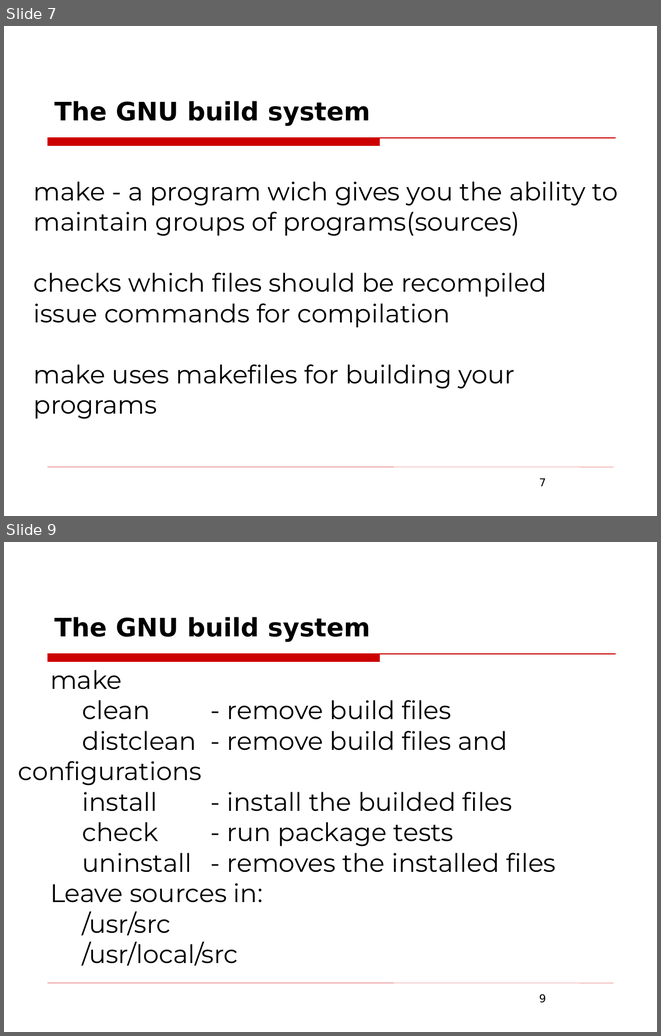
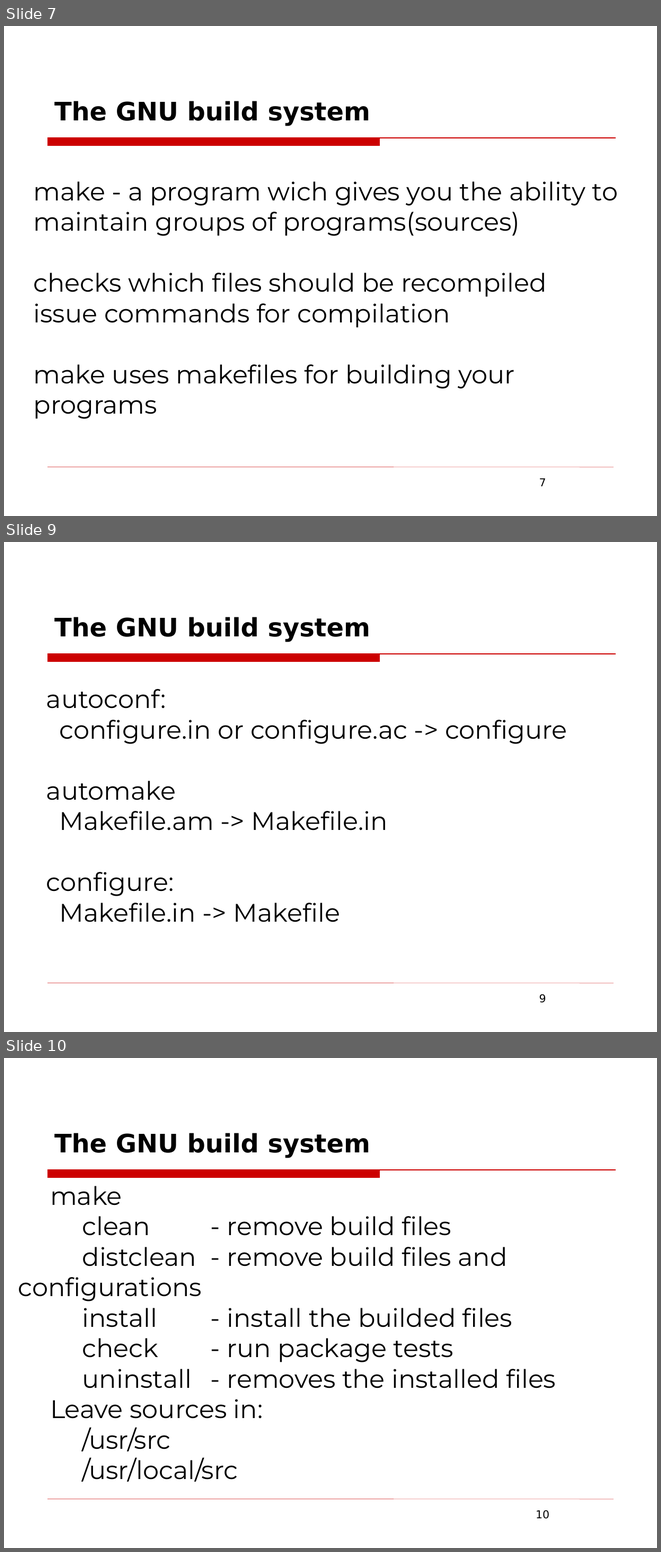
Before and after one commit to hackman/linux-sysadmin-course, a slide deck: presentations/linux-software-installation.odp. Shown one above the other, each under a label of ours: slides 7 and 9 before the commit, slides 7, 9 and 10 after it; the slides between them are not shown. The pictures are 661x1036 and 661x1552 pixels, drawn with LibreOffice and Linux fonts; fonts in the diff are those of the drawing; background and template pictures are left out. Boxes give left, top, right and bottom in pixels: in the first picture for what was removed or moved away, otherwise in the second. Text is boxed around its words. In the diff, an @@ line names an element or a change of style, - is before the commit and + after.

```diff
--- a/presentations/linux-software-installation.odp
+++ b/presentations/linux-software-installation.odp
@@ slide 9 added at (x1=4, y1=542, x2=657, y2=1032), background picture (left out); not listed: 2 template elements that a slide beside it also shows @@
@@ title added at (x1=54, y1=617, x2=370, y2=642), 28 pt, text #000000, bold @@
+The GNU build system
@@ text added at (x1=46, y1=720, x2=567, y2=922), 28 pt, text #000000 @@
+autoconf:
+configure.in or configure.ac -> configure
+automake
+Makefile.am -> Makefile.in
+configure:
+Makefile.in -> Makefile
@@ page number added at (x1=539, y1=994, x2=546, y2=1003), 12 pt, text #000000 @@
+9
@@ what was slide 9 is now slide 10 @@
@@ page number at (x1=536, y1=1510, x2=549, y2=1519): text changed @@
-9
+10
```
Also in this commit, not shown: 1 slide changed.
